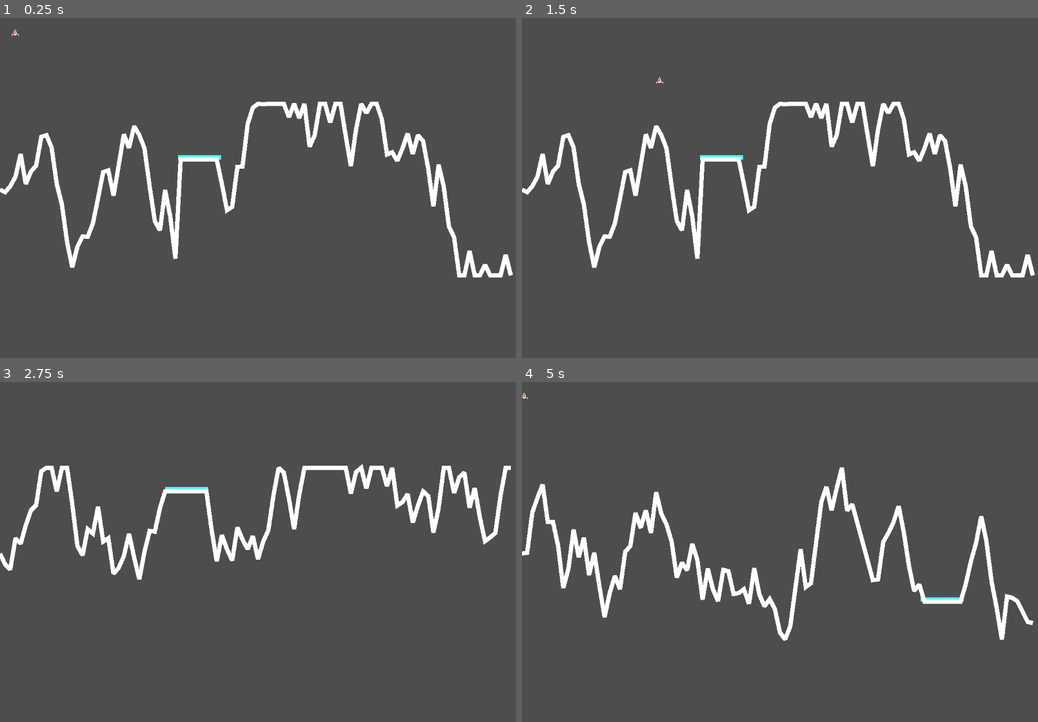
Above: before the commit, frames 1-4 (two rows, left to right).
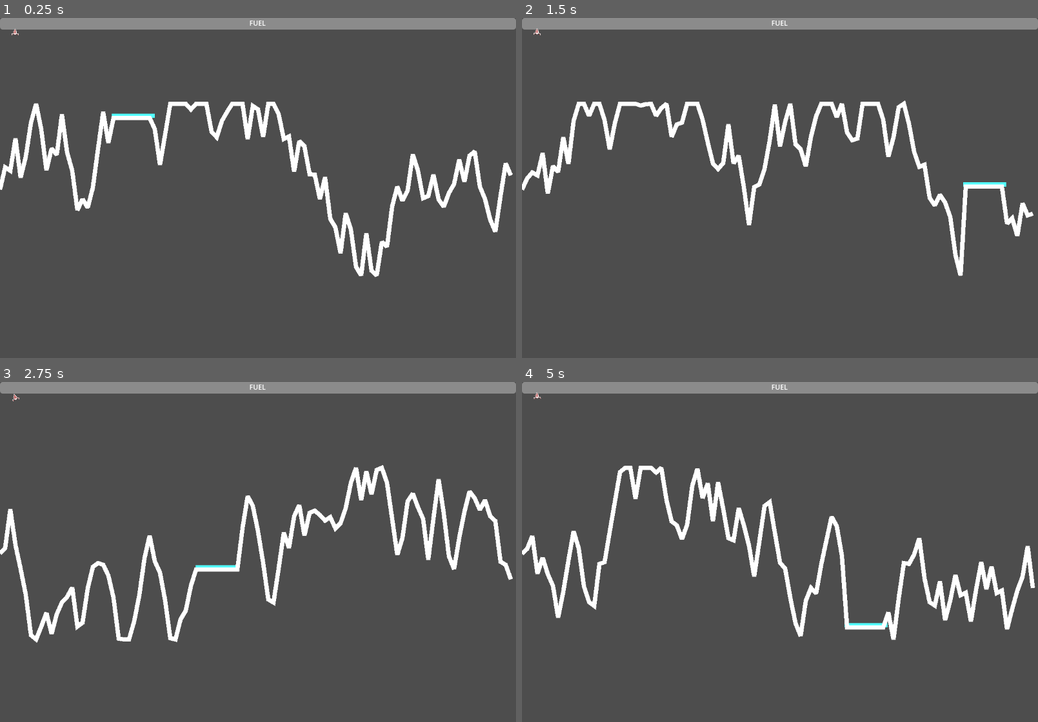
Above: after the commit, the same moments.

Repository: TannerHamilton123/space-lander
Game: Godot game, scene res://scenes/start.tscn
Two runs of this game, one before a commit and one after it. Both use one fixed random seed, a clock stepped at 60 frames per second and the inputs below.
Inputs:
- Up to frame 1 (0.25 s): no input
- Up to frame 2 (1.5 s): tap Enter (ui_accept) at 0.5, 0.6, 0.77, 1.07, 1.35 s; hold Right (ui_right) from 0.53 s (still down)
- Up to frame 3 (2.75 s): tap Enter (ui_accept) at 1.52, 1.82, 2.1 s; release Right (ui_right) at 2.03 s; hold Left (ui_left) from 2.03 s (still down)
- Up to frame 4 (5 s): release Left (ui_left) at 2.78 s; hold Right (ui_right) 2.78-4.28 s; tap Enter (ui_accept) at 2.85, 3.02, 3.32, 3.6, 3.77, 4.07, 4.35, 4.52, 4.82 s; hold Left (ui_left) from 4.28 s (still down)

The runs differ from the first frame. In frame 1, 13% of the frame differs, in the area x 0-100%, y 0-77%; in frame 2, 11%; in frame 3, 12%; in frame 4, 13%.

Commit message:
created a game over sequence for bounds too fast on landing pad
revised topo polygon by setting first and last topo point as the corners of the screen
created a delayed level completion logic for landing on the pad

a continued issue is that the clearance area to read the acceptable speed of entry needs to be big enough to read the player's speed, but small enough to look like they have actually landed before analysing.
if it is too small and you coming in too fast in the y, I think the collision with the pad turns the y velocity to zero, and the clearance area does not have time to register the entry velocity.
I made the area larger and it works as expected now, but you can just hover over the pad without touching it and the level is completed.
next solution to look into: maybe analyze the speed of the lander while it is in the area, when it is 0,0, then level complete. However i dont want the velocity or rotation requirements to be needed in the area above the lander, only when they impact the landing site.

Diff:
--- /dev/null
+++ b/control.tscn
@@ -0,0 +1,16 @@
+[gd_scene format=3 uid="uid://rabr3ebxwbe0"]
+
+[node name="Control" type="Control"]
+layout_mode = 3
+anchors_preset = 15
+anchor_right = 1.0
+anchor_bottom = 1.0
+grow_horizontal = 2
+grow_vertical = 2
+
+[node name="ProgressBar" type="ProgressBar" parent="."]
+layout_mode = 1
+anchors_preset = 10
+anchor_right = 1.0
+offset_bottom = 62.0
+grow_horizontal = 2
--- a/project.godot
+++ b/project.godot
@@ -24,6 +24,29 @@
 
 project/assembly_name="space lander"
 
+[input]
+
+left={
+"deadzone": 0.2,
+"events": [Object(InputEventKey,"resource_local_to_scene":false,"resource_name":"","device":-1,"window_id":0,"alt_pressed":false,"shift_pressed":false,"ctrl_pressed":false,"meta_pressed":false,"pressed":false,"keycode":0,"physical_keycode":4194319,"key_label":0,"unicode":0,"location":0,"echo":false,"script":null)
+]
+}
+right={
+"deadzone": 0.2,
+"events": [Object(InputEventKey,"resource_local_to_scene":false,"resource_name":"","device":-1,"window_id":0,"alt_pressed":false,"shift_pressed":false,"ctrl_pressed":false,"meta_pressed":false,"pressed":false,"keycode":0,"physical_keycode":4194321,"key_label":0,"unicode":0,"location":0,"echo":false,"script":null)
+]
+}
+thrust={
+"deadzone": 0.2,
+"events": [Object(InputEventKey,"resource_local_to_scene":false,"resource_name":"","device":-1,"window_id":0,"alt_pressed":false,"shift_pressed":false,"ctrl_pressed":false,"meta_pressed":false,"pressed":false,"keycode":0,"physical_keycode":32,"key_label":0,"unicode":32,"location":0,"echo":false,"script":null)
+]
+}
+accept={
+"deadzone": 0.2,
+"events": [Object(InputEventKey,"resource_local_to_scene":false,"resource_name":"","device":-1,"window_id":0,"alt_pressed":false,"shift_pressed":false,"ctrl_pressed":false,"meta_pressed":false,"pressed":false,"keycode":0,"physical_keycode":4194309,"key_label":0,"unicode":0,"location":0,"echo":false,"script":null)
+]
+}
+
 [rendering]
 
 textures/canvas_textures/default_texture_filter=0
--- /dev/null
+++ b/scenes/bounds.gd
@@ -0,0 +1,9 @@
+extends Area2D
+
+
+# Called when the node enters the scene tree for the first time.
+func _ready() -> void:
+	pass # Replace with function body.
+
+
+# Called every frame. 'delta' is the elapsed time since the previous frame.
--- /dev/null
+++ b/scenes/game_over.gd
@@ -0,0 +1,16 @@
+extends Control
+
+func _ready():
+
+	if self.visible:
+		print("game over")
+	if Input.is_action_just_pressed("accept"):
+		get_tree().paused = false
+		get_tree().reload_current_scene()
+
+
+func _unhandled_input(event: InputEvent) -> void:
+	if self.visible:
+		if event.is_action_pressed("accept"):
+			get_tree().paused = false
+			get_tree().reload_current_scene()
--- /dev/null
+++ b/scenes/lander.tscn
@@ -0,0 +1,16 @@
+[gd_scene load_steps=4 format=3 uid="uid://bg6m4imqikpyo"]
+
+[ext_resource type="Script" uid="uid://bbbm7f7t38hgf" path="res://scripts/lander.gd" id="1_os8ps"]
+[ext_resource type="Texture2D" uid="uid://b83xblbbtvyxy" path="res://assets/lander.png" id="2_3ri1r"]
+
+[sub_resource type="RectangleShape2D" id="RectangleShape2D_kdmts"]
+size = Vector2(16, 16)
+
+[node name="lander" type="CharacterBody2D" groups=["player"]]
+script = ExtResource("1_os8ps")
+
+[node name="Sprite2D" type="Sprite2D" parent="."]
+texture = ExtResource("2_3ri1r")
+
+[node name="CollisionShape2D" type="CollisionShape2D" parent="."]
+shape = SubResource("RectangleShape2D_kdmts")
--- a/scenes/landing_platform.tscn
+++ b/scenes/landing_platform.tscn
@@ -1,20 +1,35 @@
-[gd_scene load_steps=3 format=3 uid="uid://d4fl3bvumbxof"]
+[gd_scene load_steps=5 format=3 uid="uid://d4fl3bvumbxof"]
 
 [ext_resource type="Script" uid="uid://drxfs13sfy471" path="res://scripts/landing_pad.gd" id="1_4fe7r"]
+[ext_resource type="Script" uid="uid://cx5bhxxu0v4od" path="res://scripts/clearance_area.gd" id="2_oinba"]
 
 [sub_resource type="RectangleShape2D" id="RectangleShape2D_x7iv8"]
 size = Vector2(100, 10)
 
+[sub_resource type="RectangleShape2D" id="RectangleShape2D_5uqto"]
+size = Vector2(100, 30)
+
 [node name="landing" type="Node2D"]
 
-[node name="Area2D" type="Area2D" parent="."]
+[node name="PhysicalPad" type="StaticBody2D" parent="."]
 script = ExtResource("1_4fe7r")
 
-[node name="collision" type="CollisionShape2D" parent="Area2D"]
+[node name="collision" type="CollisionShape2D" parent="PhysicalPad"]
 shape = SubResource("RectangleShape2D_x7iv8")
 
-[node name="colored rectangle" type="ColorRect" parent="Area2D/collision"]
+[node name="colored rectangle" type="ColorRect" parent="PhysicalPad/collision"]
 clip_contents = true
-offset_right = 10.0
-offset_bottom = 10.0
+offset_left = -50.0
+offset_top = -5.0
+offset_right = 50.0
+offset_bottom = 5.0
 color = Color(0.32244363, 0.9973354, 1, 1)
+
+[node name="ClearanceArea" type="Area2D" parent="."]
+unique_name_in_owner = true
+script = ExtResource("2_oinba")
+
+[node name="CollisionShape2D" type="CollisionShape2D" parent="ClearanceArea"]
+shape = SubResource("RectangleShape2D_5uqto")
+
+[connection signal="body_entered" from="ClearanceArea" to="ClearanceArea" method="_on_body_entered"]
--- a/scenes/start.tscn
+++ b/scenes/start.tscn
@@ -1,29 +1,127 @@
-[gd_scene load_steps=5 format=3 uid="uid://bslnsn6w5d0d6"]
+[gd_scene load_steps=6 format=3 uid="uid://bslnsn6w5d0d6"]
 
 [ext_resource type="Script" uid="uid://4pgqsk2gykcg" path="res://scripts/start.gd" id="1_u80x2"]
-[ext_resource type="Texture2D" uid="uid://b83xblbbtvyxy" path="res://assets/lander.png" id="2_bodal"]
-[ext_resource type="Script" uid="uid://bbbm7f7t38hgf" path="res://scripts/character_body_2d.gd" id="2_kdmts"]
+[ext_resource type="PackedScene" uid="uid://bg6m4imqikpyo" path="res://scenes/lander.tscn" id="2_u80x2"]
+[ext_resource type="Script" uid="uid://cn6bb3x1ro8ty" path="res://scenes/bounds.gd" id="3_bodal"]
+[ext_resource type="Script" uid="uid://dcb124xvrpod" path="res://scenes/game_over.gd" id="3_kdmts"]
 
-[sub_resource type="RectangleShape2D" id="RectangleShape2D_kdmts"]
-size = Vector2(16, 16)
+[sub_resource type="WorldBoundaryShape2D" id="WorldBoundaryShape2D_kdmts"]
 
-[node name="Node2D" type="Node2D"]
+[node name="level" type="Node2D"]
 script = ExtResource("1_u80x2")
 
-[node name="CharacterBody2D" type="CharacterBody2D" parent="." groups=["player"]]
+[node name="CharacterBody2D" parent="." instance=ExtResource("2_u80x2")]
 position = Vector2(35, 31)
-script = ExtResource("2_kdmts")
-
-[node name="Sprite2D" type="Sprite2D" parent="CharacterBody2D"]
-texture = ExtResource("2_bodal")
-
-[node name="CollisionShape2D" type="CollisionShape2D" parent="CharacterBody2D"]
-shape = SubResource("RectangleShape2D_kdmts")
 
 [node name="topo_area" type="Area2D" parent="."]
 
 [node name="CollisionPolygon2D" type="CollisionPolygon2D" parent="topo_area"]
-build_mode = 1
-polygon = PackedVector2Array(0, 0, 5, 4)
+
+[node name="GameOver" type="Control" parent="."]
+process_mode = 3
+visible = false
+visibility_layer = 2
+z_index = 1
+layout_mode = 3
+anchors_preset = 15
+anchor_right = 1.0
+anchor_bottom = 1.0
+offset_right = 1200.0
+offset_bottom = 800.0
+grow_horizontal = 2
+grow_vertical = 2
+script = ExtResource("3_kdmts")
+
+[node name="ColorRect" type="ColorRect" parent="GameOver"]
+layout_mode = 1
+anchors_preset = 15
+anchor_right = 1.0
+anchor_bottom = 1.0
+grow_horizontal = 2
+grow_vertical = 2
+color = Color(0.70980394, 0, 0.09411765, 0.54509807)
+
+[node name="Label" type="Label" parent="GameOver"]
+layout_mode = 1
+anchors_preset = 8
+anchor_left = 0.5
+anchor_top = 0.5
+anchor_right = 0.5
+anchor_bottom = 0.5
+offset_left = -20.0
+offset_top = -11.5
+offset_right = 20.0
+offset_bottom = 11.5
+grow_horizontal = 2
+grow_vertical = 2
+theme_override_colors/font_color = Color(1, 1, 1, 1)
+theme_override_font_sizes/font_size = 48
+text = "GAME OVER"
+
+[node name="Label2" type="Label" parent="GameOver"]
+layout_mode = 1
+anchors_preset = 8
+anchor_left = 0.5
+anchor_top = 0.5
+anchor_right = 0.5
+anchor_bottom = 0.5
+offset_left = -138.0
+offset_top = 55.0
+offset_right = 138.0
+offset_bottom = 122.0
+grow_horizontal = 2
+grow_vertical = 2
+theme_override_colors/font_color = Color(1, 1, 1, 1)
+theme_override_font_sizes/font_size = 32
+text = "PRESS ENTER TO RESTART"
+
+[node name="bounds" type="Area2D" parent="."]
+script = ExtResource("3_bodal")
+
+[node name="leftbound" type="CollisionShape2D" parent="bounds"]
+rotation = 1.5707964
+shape = SubResource("WorldBoundaryShape2D_kdmts")
+
+[node name="rightbound" type="CollisionShape2D" parent="bounds"]
+position = Vector2(1200, 0)
+rotation = -1.5707964
+shape = SubResource("WorldBoundaryShape2D_kdmts")
+
+[node name="upperbound" type="CollisionShape2D" parent="bounds"]
+rotation = 3.1415927
+shape = SubResource("WorldBoundaryShape2D_kdmts")
+
+[node name="Control" type="Control" parent="."]
+layout_mode = 3
+anchors_preset = 1
+anchor_left = 1.0
+anchor_right = 1.0
+offset_right = 1200.0
+offset_bottom = 800.0
+grow_horizontal = 0
+
+[node name="ProgressBar" type="ProgressBar" parent="Control"]
+layout_mode = 1
+anchors_preset = 10
+anchor_right = 1.0
+offset_bottom = 27.0
+grow_horizontal = 2
+value = 100.0
+rounded = true
+show_percentage = false
+
+[node name="Label" type="Label" parent="Control"]
+layout_mode = 1
+anchors_preset = 5
+anchor_left = 0.5
+anchor_right = 0.5
+offset_left = -20.0
+offset_right = 20.0
+offset_bottom = 23.0
+grow_horizontal = 2
+text = "FUEL"
 
 [connection signal="body_entered" from="topo_area" to="." method="_on_topo_area_body_entered"]
+[connection signal="gui_input" from="GameOver" to="." method="_on_game_over_gui_input"]
+[connection signal="gui_input" from="GameOver" to="GameOver" method="_on_gui_input"]
+[connection signal="body_entered" from="bounds" to="." method="_on_bounds_body_entered"]
--- a/scripts/character_body_2d.gd
+++ /dev/null
@@ -1,25 +0,0 @@
-extends CharacterBody2D
-
-
-const SPEED = 300.0
-const JUMP_VELOCITY = -400.0
-const GRAVITY = Vector2(0,100)
-
-func _physics_process(delta: float) -> void:
-	# Add the gravity.
-	if not is_on_floor():
-		velocity += GRAVITY * delta
-
-	# Handle jump.
-	if Input.is_action_just_pressed("ui_accept") and is_on_floor():
-		velocity.y = JUMP_VELOCITY
-
-	# Get the input direction and handle the movement/deceleration.
-	# As good practice, you should replace UI actions with custom gameplay actions.
-	var direction := Input.get_axis("ui_left", "ui_right")
-	if direction:
-		velocity.x = direction * SPEED
-	else:
-		velocity.x = move_toward(velocity.x, 0, SPEED)
-
-	move_and_slide()
--- /dev/null
+++ b/scripts/clearance_area.gd
@@ -0,0 +1,23 @@
+extends Area2D
+
+signal too_fast
+# Called when the node enters the scene tree for the first time.
+func _ready() -> void:
+	pass # Replace with function body.
+
+
+# Called every frame. 'delta' is the elapsed time since the previous frame.
+func _process(delta: float) -> void:
+	pass
+
+
+
+func _on_body_entered(body: Node2D) -> void:
+	if body.is_in_group("player"):
+		if body.velocity.x > 10 or body.velocity.y > 10 or body.rotation_degrees > abs(45):
+			print("bad landing",body.velocity,body.rotation_degrees)
+			emit_signal("too_fast")
+		else:
+			print("good landing",body.velocity,body.rotation_degrees)
+			await get_tree().create_timer(2.0).timeout
+			get_tree().reload_current_scene()
--- /dev/null
+++ b/scripts/lander.gd
@@ -0,0 +1,28 @@
+extends CharacterBody2D
+
+
+const SPEED = 300.0
+const THRUST = Vector2(0,-1.0)
+const GRAVITY = Vector2(0,20.0)
+var FUEL : float = 100 #must be float for it to function with delta
+
+
+var test_var : float
+func _physics_process(delta: float) -> void:
+	# Add the gravity.
+	$"../Control/ProgressBar".value = FUEL
+	velocity += GRAVITY * delta
+
+	# Handle jump.
+	if Input.is_action_pressed("thrust"):
+		velocity += THRUST.rotated(self.rotation)
+		FUEL -= delta * 10
+
+	if Input.is_action_just_pressed("accept"):
+		get_tree().reload_current_scene()
+
+	if Input.is_action_pressed("right"):
+		self.rotation += 0.01
+	if Input.is_action_pressed("left"):
+		self.rotation -= 0.01
+	move_and_slide()
--- a/scripts/landing_pad.gd
+++ b/scripts/landing_pad.gd
@@ -1,5 +1,5 @@
-extends Area2D
-
+extends StaticBody2D
+signal too_fast
 
 # Called when the node enters the scene tree for the first time.
 func _ready() -> void:
@@ -8,9 +8,8 @@
 
 
 # Called every frame. 'delta' is the elapsed time since the previous frame.
-func _process(delta: float) -> void:
-	pass
 
+var root = preload("res://scenes/start.tscn").instantiate()
 #var CollisionShape2D = $collision
 #var ColorRect = $"collision/colored rectangle"
 func make_color():
--- a/scripts/start.gd
+++ b/scripts/start.gd
@@ -11,10 +11,15 @@
 var landing_size : int
 var landing_half_width : int
 
+@onready var landing_location = load("res://scenes/landing_platform.tscn").instantiate()
+
+
 func _ready() -> void:
+	add_child(landing_location)
+
 	make_landing()
 	make_topo()
-	pass # Replace with function body.
+	validate_landing()
 
 func make_topo():
 	for i in range(1,topo_points):
@@ -29,30 +34,46 @@
 		if x in range(landing_x-landing_half_width,landing_x+landing_half_width):
 			y = landing_y+5
 		topo_array.append(Vector2(x,y))
-	#print(range(landing_x-200,landing_x+200))
 
 
 	var topo = Line2D.new()
 
 	add_child(topo)
 	topo.points = topo_array
-	#$topo_collision_area/CollisionPolygon2D.size = topo_points
+
+	topo_array.append(Vector2(end_x,end_y))
+	topo_array.push_front(Vector2(0,800))
+
 	$topo_area/CollisionPolygon2D.set_polygon(topo_array)
 
 
+
 func make_landing():
-	var landing_location = load("res://scenes/landing_platform.tscn").instantiate()
-	add_child(landing_location)
+
+
 	landing_location.position.x = randi_range(0,end_x)
 	landing_location.position.y = randi_range(bottom_limit,top_limit)
-	var collision_shape = landing_location.get_node("Area2D/collision")
+	var collision_shape = landing_location.get_node("PhysicalPad/collision")
 	landing_half_width = collision_shape.shape.extents[0]
 	landing_x = landing_location.position.x
 	landing_y = landing_location.position.y
 
+func validate_landing():
+	var ClearanceArea = landing_location.get_node("ClearanceArea")
+	ClearanceArea.too_fast.connect(game_over)
+	if is_instance_valid(ClearanceArea):
+		ClearanceArea.too_fast.connect(game_over)
 
 
 
 func _on_topo_area_body_entered(body: Node2D) -> void:
 	if body.is_in_group("player"):
-		get_tree().reload_current_scene()
+		game_over()
+
+func _on_bounds_body_entered(body: Node2D) -> void:
+	if body.is_in_group("player"):
+		game_over()
+
+func game_over() -> void:
+	$GameOver.show()
+	get_tree().paused = true
Not shown, added: scenes/bounds.gd.uid
Not shown, added: scenes/game_over.gd.uid
Not shown, added: scripts/clearance_area.gd.uid
Renamed: scripts/character_body_2d.gd.uid -> scripts/lander.gd.uid
